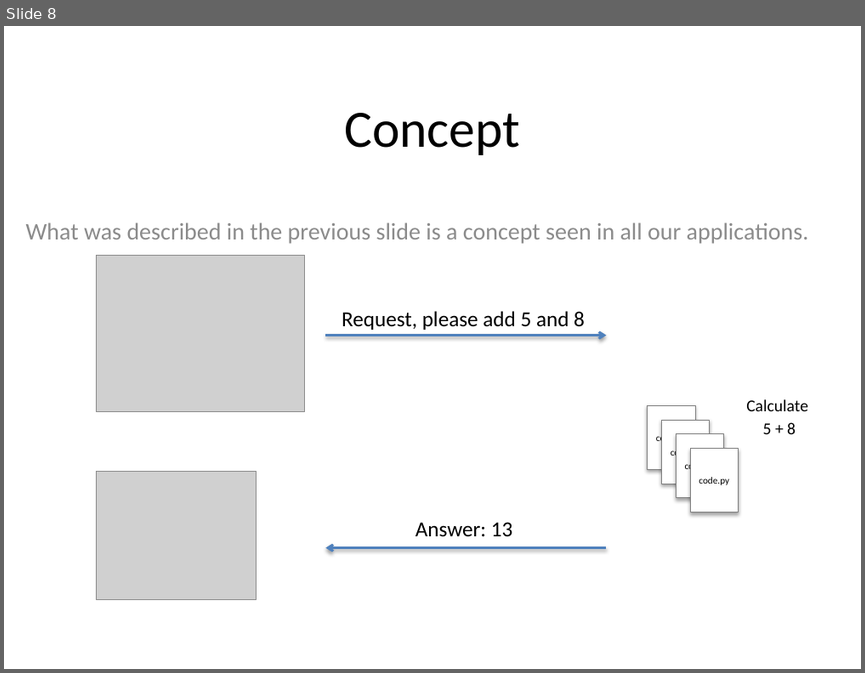
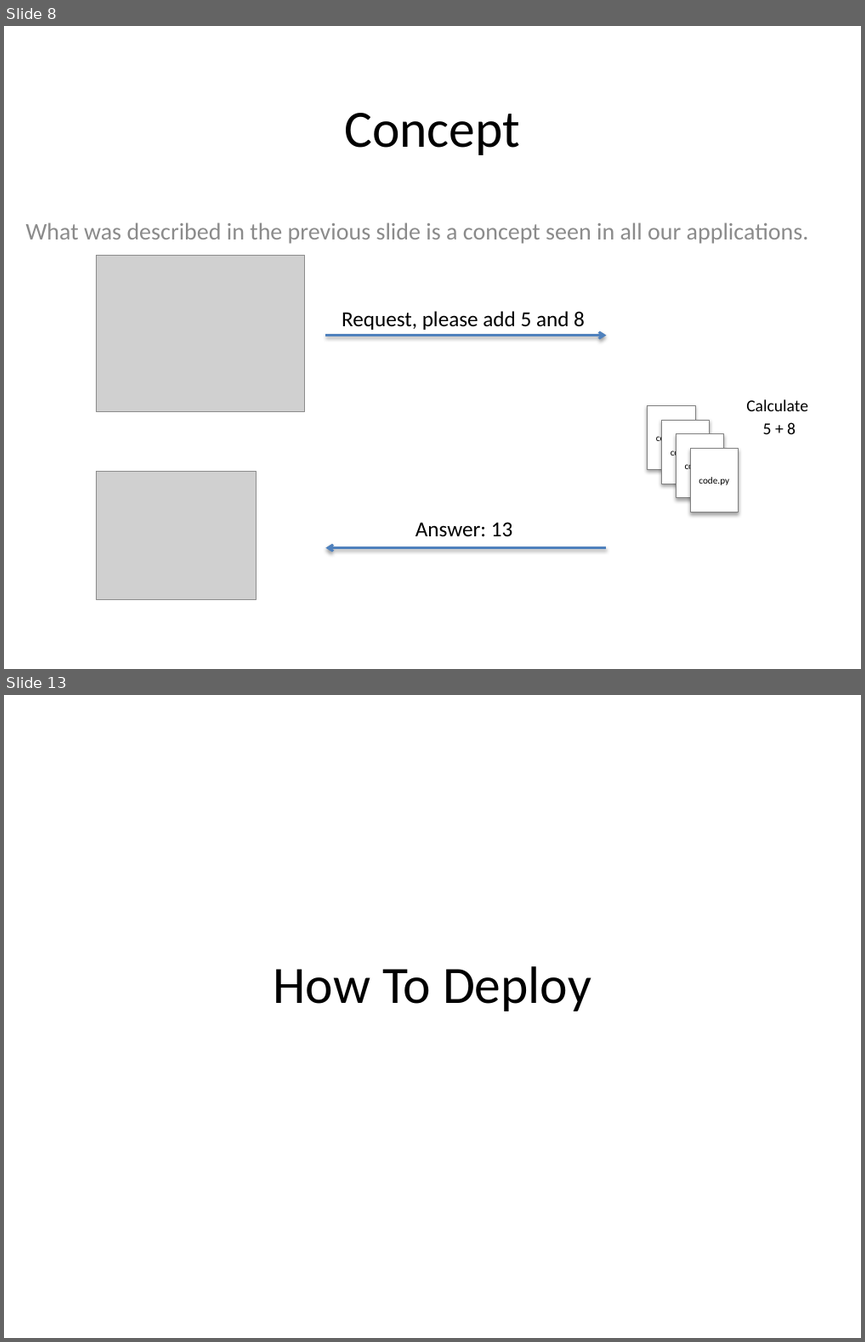
Before and after one commit to SMPirelli/local_dev_example, a slide deck: GuideBook.pptx. Shown one above the other, each under a label of ours: slide 8 before the commit, slides 8 and 13 after it; the slides between them are not shown. The pictures are 865x673 and 865x1342 pixels, drawn with LibreOffice and Linux fonts; fonts in the diff are those of the drawing; grey boxes stand for pictures. Boxes give left, top, right and bottom in pixels: in the first picture for what was removed or moved away, otherwise in the second. Text is boxed around its words. In the diff, an @@ line names an element or a change of style, - is before the commit and + after.

Commit message:
Added Deployment Manual

```diff
--- a/GuideBook.pptx
+++ b/GuideBook.pptx
@@ slide 13 added at box(4, 695, 861, 1338), background #FFFFFF @@
@@ title added at box(273, 966, 591, 1011), 44 pt, text #000000 @@
+How To Deploy
```
Also in this commit, not shown: 5 slides changed, 13 other slides added, 1 other file.
